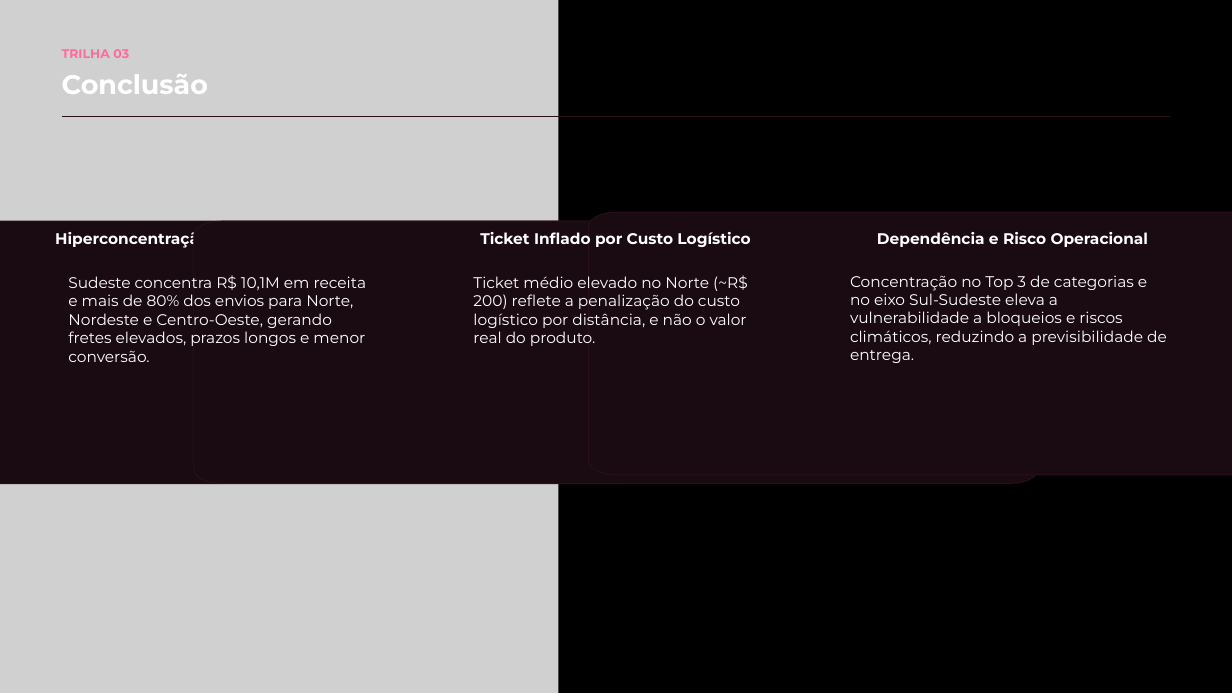
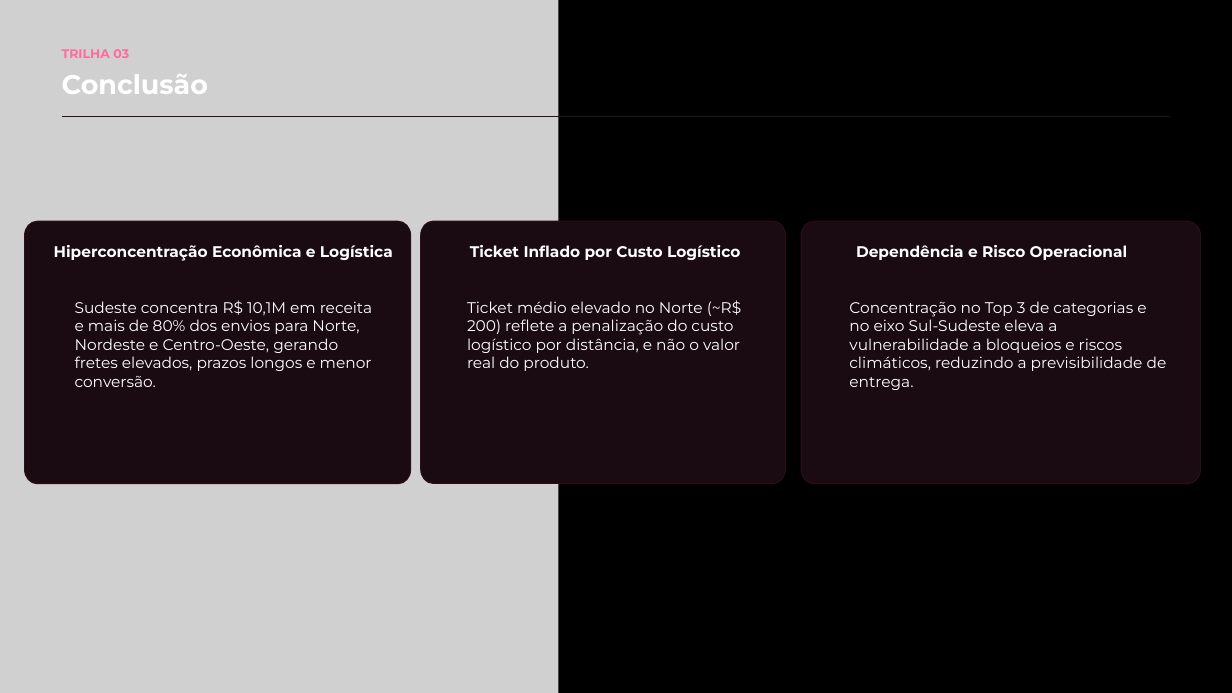
Before and after one commit to lrodrigues168/fiap-tech-challenge-olist, a slide deck: slide 20 of docs/Slide - Apresentação executiva.pptx. Drawn at 1232x693 pixels with LibreOffice and Linux fonts; fonts in the diff are those of the drawing; grey boxes stand for pictures. Boxes give left, top, right and bottom in pixels: in the first picture for what was removed or moved away, otherwise in the second. Text is boxed around its words. In the diff, an @@ line names an element or a change of style, - is before the commit and + after.

```diff
--- a/docs/Slide - Apresentação executiva.pptx
+++ b/docs/Slide - Apresentação executiva.pptx
@@ freeform shape: place and size @@
-freeform shape at (0, 221, 647, 484)
+freeform shape at (25, 221, 411, 484)
@@ freeform shape: place and size @@
-freeform shape at (194, 221, 1039, 483)
+freeform shape at (421, 221, 785, 483)
@@ freeform shape: place and size @@
-freeform shape at (588, 213, 1232, 475)
+freeform shape at (801, 221, 1201, 484)
@@ text "Hiperconcentração Econômica e Logística" rewrapped from (55, 232, 209, 248) to (54, 245, 393, 261) @@
@@ text "Ticket Inflado por Custo Logístico": place and size @@
-text "Ticket Inflado por Custo Logístico" at (480, 232, 750, 247)
+text "Ticket Inflado por Custo Logístico" at (470, 245, 740, 260)
@@ text "Dependência e Risco Operacional": place and size @@
-text "Dependência e Risco Operacional" at (877, 232, 1148, 247)
+text "Dependência e Risco Operacional" at (856, 245, 1127, 260)
@@ text "Sudeste concentra R$ 10,1M em ...": place and size @@
-text "Sudeste concentra R$ 10,1M em ..." at (68, 275, 367, 362)
+text "Sudeste concentra R$ 10,1M em ..." at (75, 300, 373, 387)
@@ text "Ticket médio elevado no Norte ...": place and size @@
-text "Ticket médio elevado no Norte ..." at (473, 275, 748, 346)
+text "Ticket médio elevado no Norte ..." at (467, 300, 742, 371)
@@ text "Concentração no Top 3 de ...": place and size @@
-text "Concentração no Top 3 de ..." at (850, 275, 1167, 363)
+text "Concentração no Top 3 de ..." at (849, 301, 1167, 390)
```
Also in this commit, not shown: 11 other slides changed.
